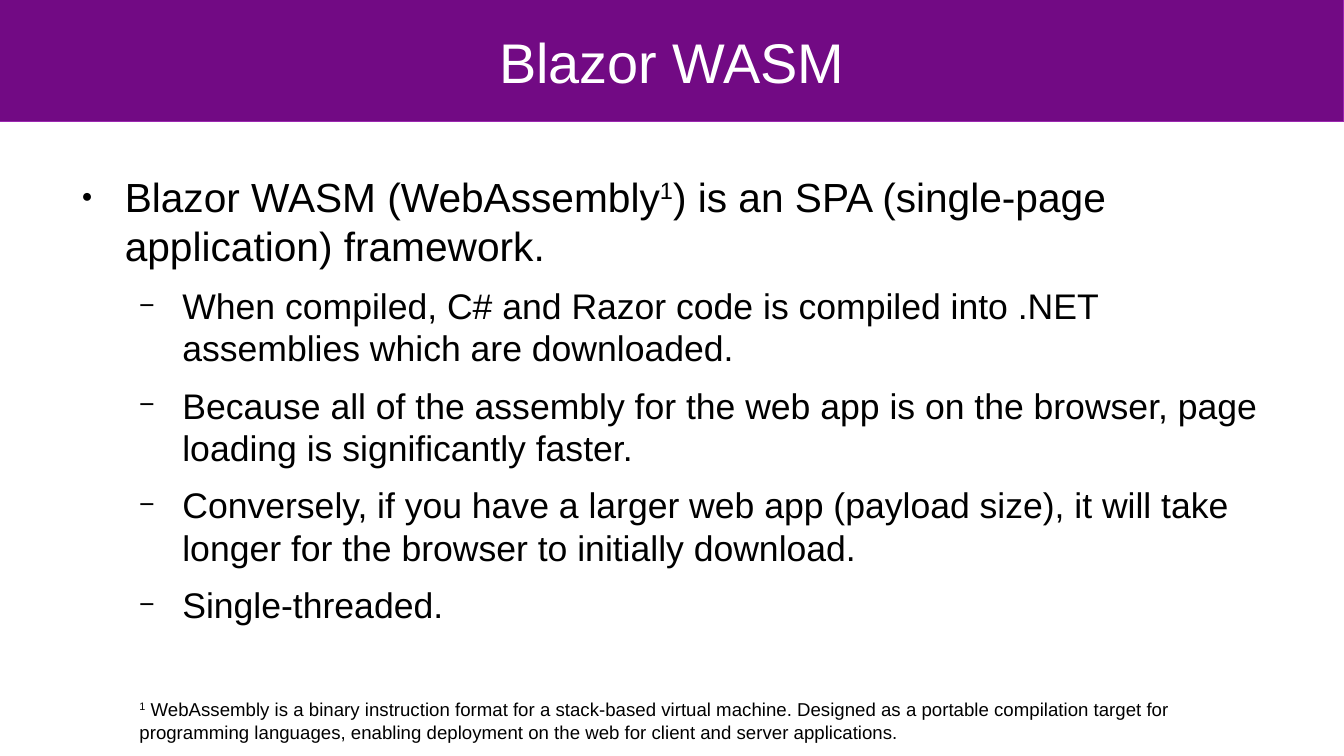
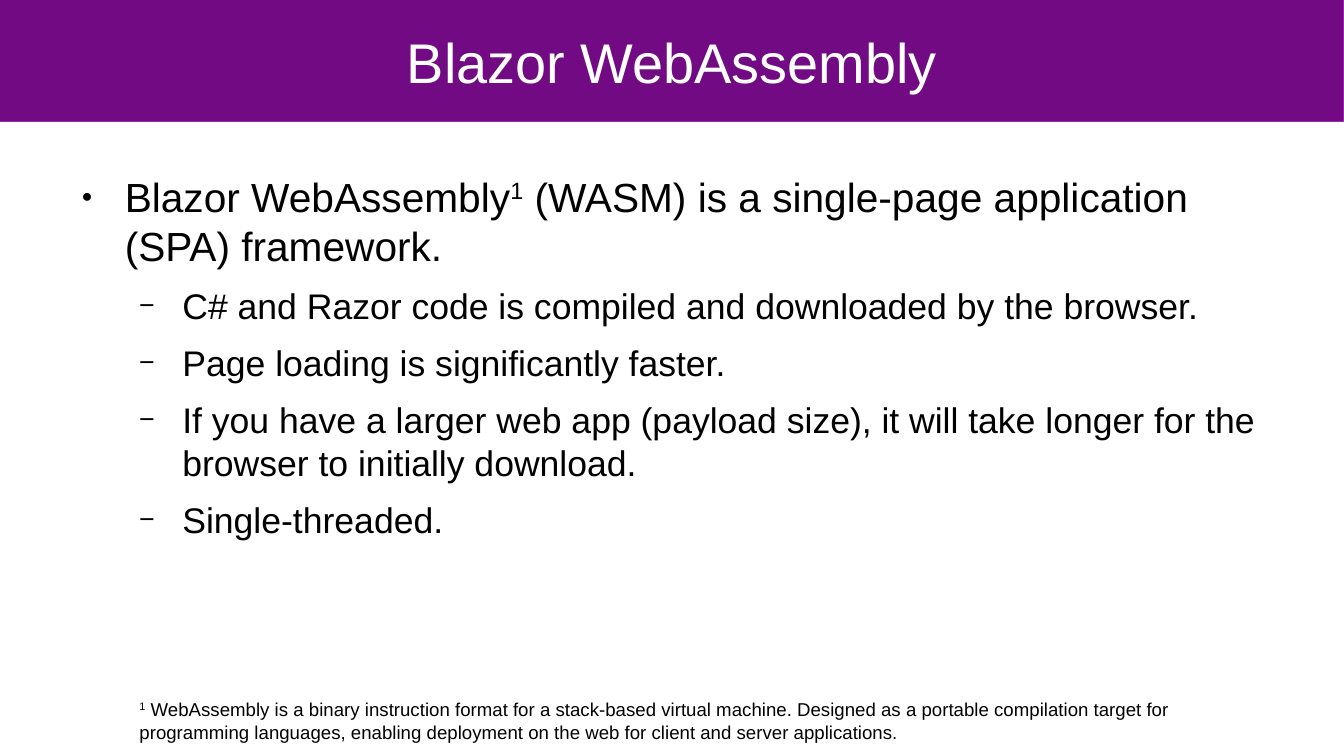
Before and after one commit to wheat32/BlazorTest, a slide deck: slide 4 of blazor_short.odp. Drawn at 1344x756 pixels with LibreOffice and Linux fonts; fonts in the diff are those of the drawing. Boxes give left, top, right and bottom in pixels: in the first picture for what was removed or moved away, otherwise in the second. Text is boxed around its words. In the diff, an @@ line names an element or a change of style, - is before the commit and + after.

Commit message:
Updated slides

```diff
--- a/blazor_short.odp
+++ b/blazor_short.odp
@@ title at (x1=407, y1=42, x2=937, y2=93): text changed @@
-Blazor WASM
+Blazor WebAssembly
@@ text at (x1=125, y1=182, x2=1254, y2=483): text changed @@
-● Blazor WASM (WebAssembly1) is an SPA (single-page application) framework.
-  − When compiled, C# and Razor code is compiled into .NET assemblies which are downloaded.
-  − Because all of the assembly for the web app is on the browser, page loading is significantly faster.
-  − Conversely, if you have a larger web app (payload size), it will take longer for the browser to initially download.
+● Blazor WebAssembly1 (WASM) is a single-page application (SPA) framework.
+  − C# and Razor code is compiled and downloaded by the browser.
+  − Page loading is significantly faster.
+  − If you have a larger web app (payload size), it will take longer for the browser to initially download.
```
Also in this commit, not shown: 3 other slides changed, 1 other file.
